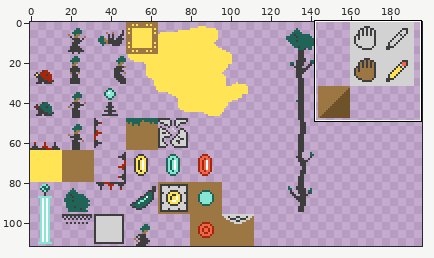
Two states of a sprite sheet, public/assets/sprite.png. The picture above shows the old version from afar; the outline marks the close-up.
Close-up. Before the commit:
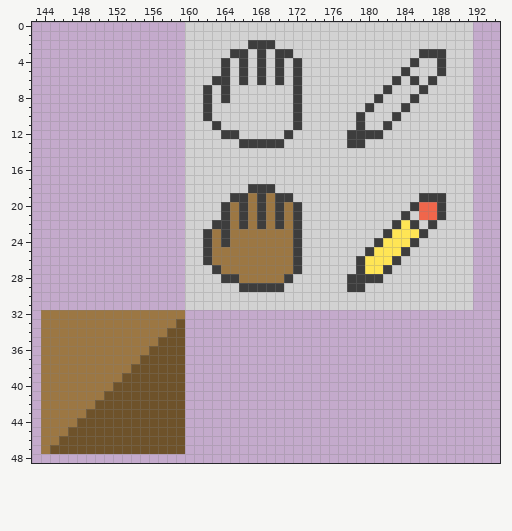
The file is 256x112 pixels. Shown: x 143..194, y 0..48. The wide view leaves out empty margins.
And afterwards:
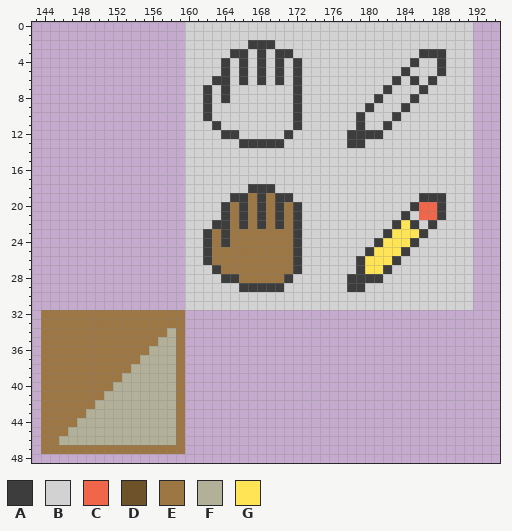
Palette (. is transparent): A #3d3d3d  B #d2d2d2  C #f0664b  D #6e522a  E #9c7743  F #b3b099  G #ffe555
From the commit log: Make it possible to erase oscillating tiles
Difference:
y 33: x 159 D -> E
y 34: x 158..159 DD -> FE
y 35: x 157..159 DDD -> FFE
y 36: x 156..159 DDDD -> FFFE
y 37: x 155..159 DDDDD -> FFFFE
y 38: x 154..159 DDDDDD -> FFFFFE
y 39: x 153..159 DDDDDDD -> FFFFFFE
y 40: x 152..159 DDDDDDDD -> FFFFFFFE
y 41: x 151..159 DDDDDDDDD -> FFFFFFFFE
y 42: x 150..159 DDDDDDDDDD -> FFFFFFFFFE
y 43: x 149..159 DDDDDDDDDDD -> FFFFFFFFFFE
y 44: x 148..159 DDDDDDDDDDDD -> FFFFFFFFFFFE
y 45: x 147..159 DDDDDDDDDDDDD -> FFFFFFFFFFFFE
y 46: x 146..159 DDDDDDDDDDDDDD -> FFFFFFFFFFFFFE
y 47: x 145..159 DDDDDDDDDDDDDDD -> EEEEEEEEEEEEEEE
Where, in picture pixels (left, top, right, bottom), the same in both close-ups:
changed: (50, 319, 185, 454)
